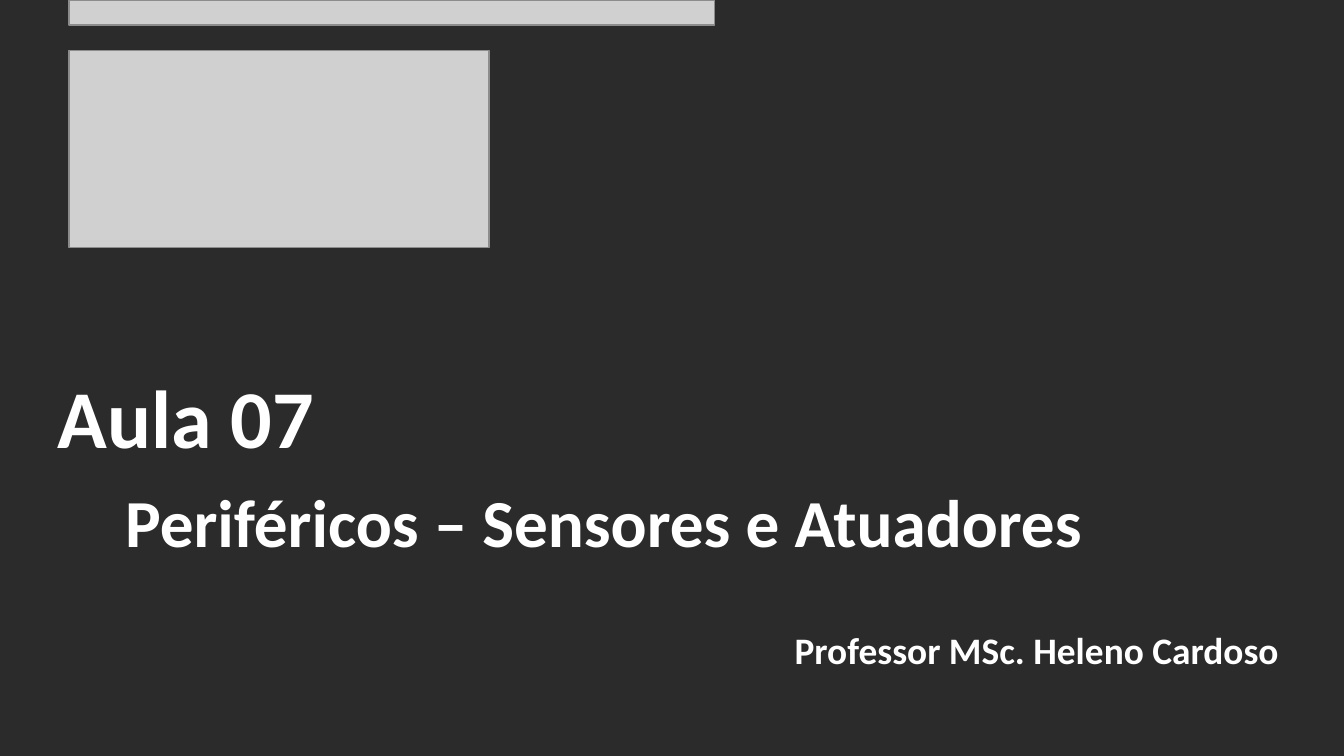
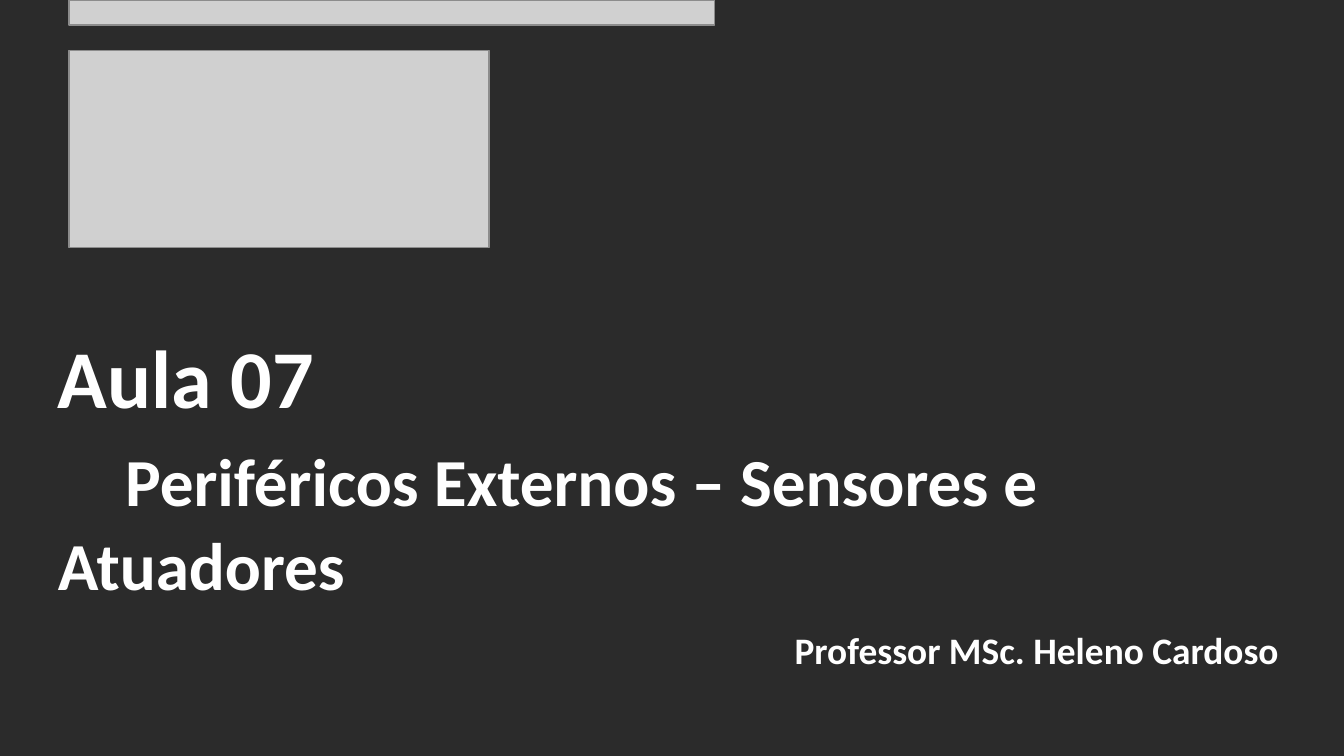
Before and after one commit to CloudEducationBrazil/WydenArea1ProgramacaoMicrocontroladores, a slide deck: slide 2 of 01 Classes/Aula 07 - Programação Microcontroladores - Periféricos Externos- Protocolos Sensores e Atuadores.pptx. Drawn at 1344x756 pixels with LibreOffice and Linux fonts; fonts in the diff are those of the drawing; grey boxes stand for pictures; background and template pictures are left out; a plain dark background stands for a picture behind light text. Boxes give left, top, right and bottom in pixels: in the first picture for what was removed or moved away, otherwise in the second. Text is boxed around its words. In the diff, an @@ line names an element or a change of style, - is before the commit and + after.

```diff
--- a/01 Classes/Aula 07 - Programação Microcontroladores - Periféricos Externos- Protocolos Sensores e Atuadores.pptx
+++ b/01 Classes/Aula 07 - Programação Microcontroladores - Periféricos Externos- Protocolos Sensores e Atuadores.pptx
@@ title at [58, 350, 1037, 591]: text changed @@
-Aula 07
-Periféricos – Sensores e Atuadores
+Aula 07
+Periféricos Externos – Sensores e Atuadores
```
Also in this commit, not shown: 4 other files.
